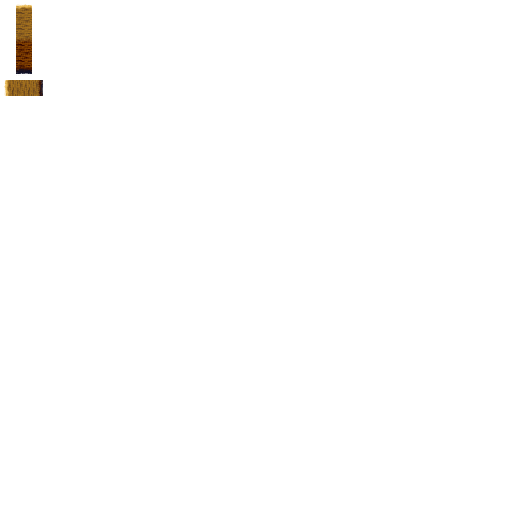
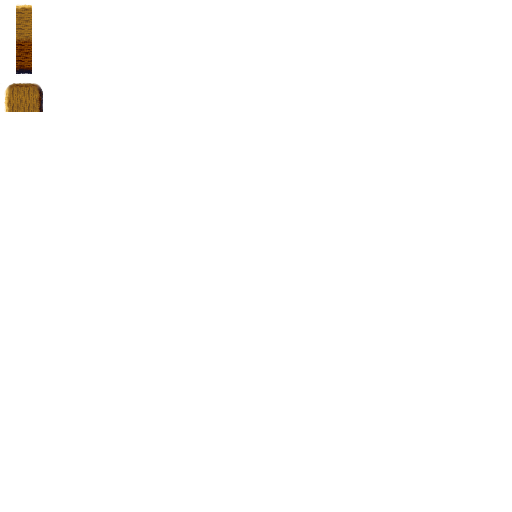
Layers edited between the first and the second 512x512 image:
pixels changed over [left=0, top=80, right=43, bottom=112] (layer not identified)
